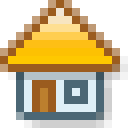
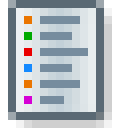
Layered file, before and after one edit (128 x 128). Changes by layer:
added group "clist" (1st of 2) with 1 layers above "close" over [16,8,96,112]
added layer "clist" (2nd of 2, in "clist") in group "clist" over [16,8,96,112]
hid group "house" (1st of 2) (2 layers) over [8,8,112,112]
